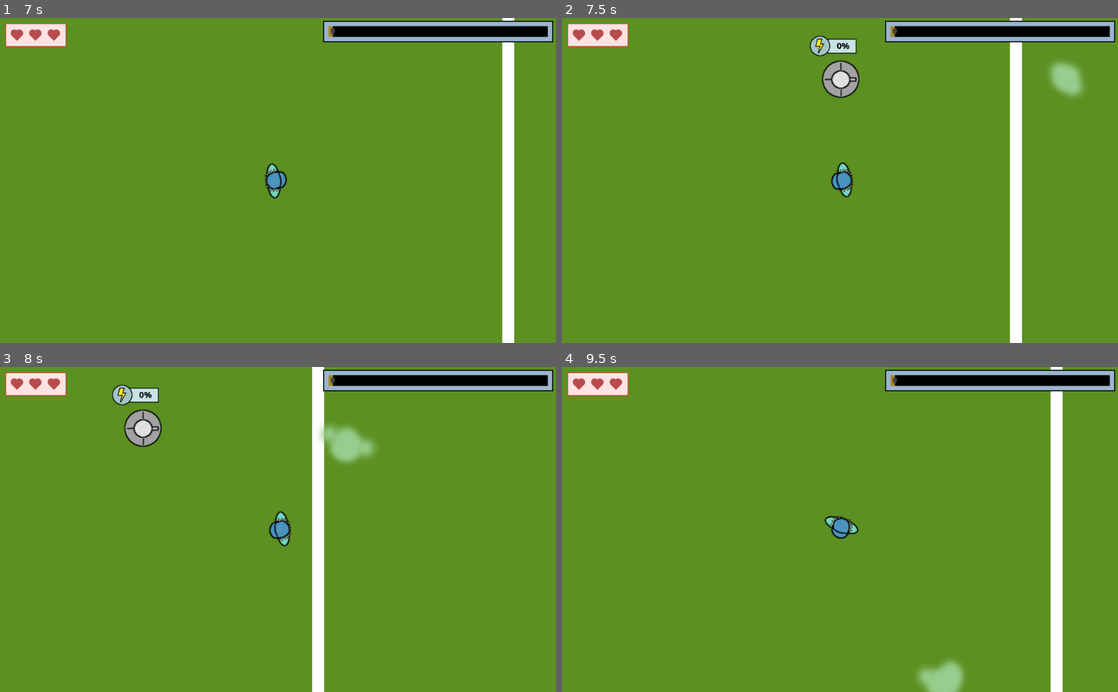
Above: before the commit, frames 1-4 (two rows, left to right).
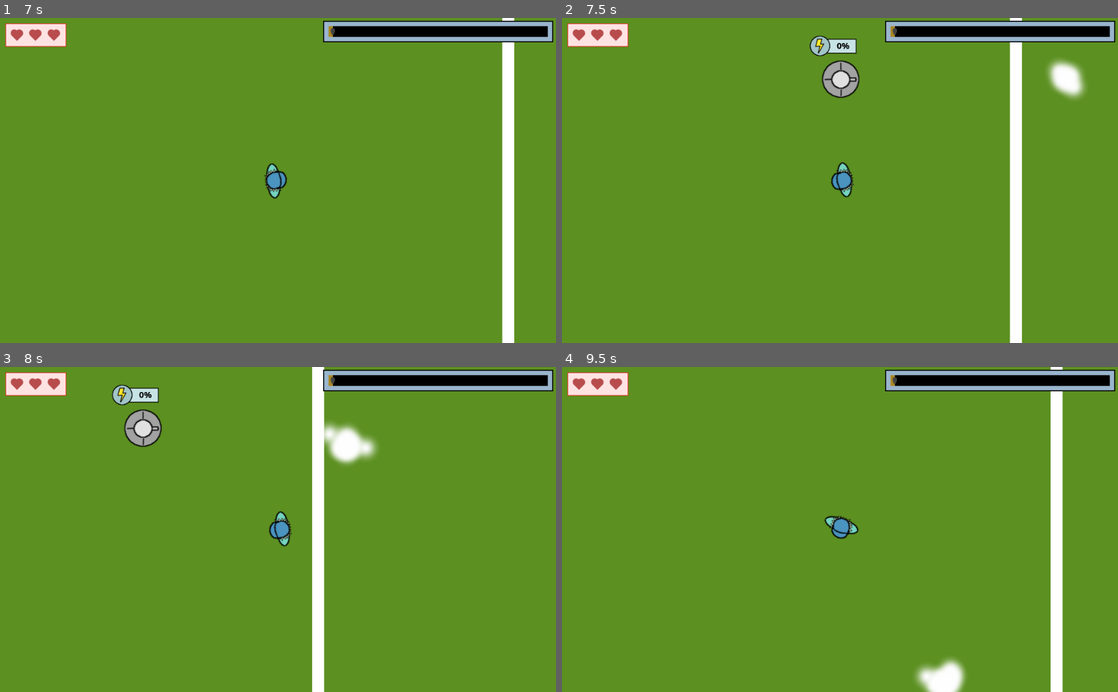
Above: after the commit, the same moments.

Repository: moisesjbc/spain-game-dev-jam-3
Game: Godot game, scene res://gameplay/main/main.tscn
The game is run twice, just before and just after one commit, with the same random seed, the same clock (stepped at 60 frames per second) and the same inputs. The engine's default icon, where the game draws it, is replaced by a stand-in: a white triangle on a blue panel in a dark square.
Inputs (mouse positions are in pixels of both pictures, inside the frame that each line leads up to):
- Up to frame 1 (7 s): tap Enter at 0.5, 2.75 s; move the mouse to (400, 164) at 0.52 s; hold Right (ui_right) 0.53-1.28 s; move the mouse to (166, 196) at 1.27 s; hold Down (ui_down) 1.28-2.03 s; tap Space at 2 s; move the mouse to (333, 109) at 2.02 s; hold Right (ui_right) 2.03-2.78 s; move the mouse to (250, 245) at 2.77 s; hold Up (ui_up) 2.78-3.53 s; move the mouse to (444, 229) at 3.52 s; hold Left (ui_left) 3.53-5.03 s; move the mouse to (111, 131) at 4.27 s; move the mouse to (305, 180) at 5.02 s; hold Down (ui_down) 5.03-5.78 s; move the mouse to (194, 99) at 5.77 s; hold Right (ui_right) 5.78-6.53 s; move the mouse to (400, 164) at 6.52 s; hold Up (ui_up) from 6.53 s (still down)
- Up to frame 2 (7.5 s): move the mouse to (728, 196) at 7.27 s; release Up (ui_up) at 7.28 s; hold Right (ui_right) from 7.28 s (still down)
- Up to frame 3 (8 s): keep holding Right (ui_right)
- Up to frame 4 (9.5 s): move the mouse to (895, 458) at 8.02 s; release Right (ui_right) at 8.03 s; hold Down (ui_down) 8.03-8.78 s; tap Space at 8.75 s; move the mouse to (812, 594) at 8.77 s; hold Left (ui_left) from 8.78 s (still down)

Frame 1 is identical in both runs. In frame 2, 0.6% of the frame differs, in the area x 87-94%, y 13-25%; in frame 3, 0.9%, in the area x 57-68%, y 17-30%; in frame 4, 0.7%.

Commit message:
Cambia el color de los fantasmas

Diff:
--- a/godot-project/gameplay/ghost/ghost.tscn
+++ b/godot-project/gameplay/ghost/ghost.tscn
@@ -1,7 +1,6 @@
-[gd_scene load_steps=5 format=2]
+[gd_scene load_steps=4 format=2]
 
 [ext_resource path="res://gameplay/ghost/ghost.gd" type="Script" id=1]
-[ext_resource path="res://icon.png" type="Texture" id=2]
 [ext_resource path="res://gameplay/ghost/ghost_particle.png" type="Texture" id=3]
 
 [sub_resource type="CircleShape2D" id=1]
@@ -15,17 +14,10 @@
 collision_mask = 9
 script = ExtResource( 1 )
 
-[node name="body_sprite" type="Sprite" parent="."]
-visible = false
-modulate = Color( 0.501961, 0.705882, 0.407843, 1 )
-rotation = 1.5708
-texture = ExtResource( 2 )
-
 [node name="collision_shape" type="CollisionShape2D" parent="."]
 shape = SubResource( 1 )
 
 [node name="CPUParticles2D" type="CPUParticles2D" parent="."]
-modulate = Color( 0.596078, 0.807843, 0.552941, 1 )
 amount = 15
 texture = ExtResource( 3 )
 emission_shape = 1
